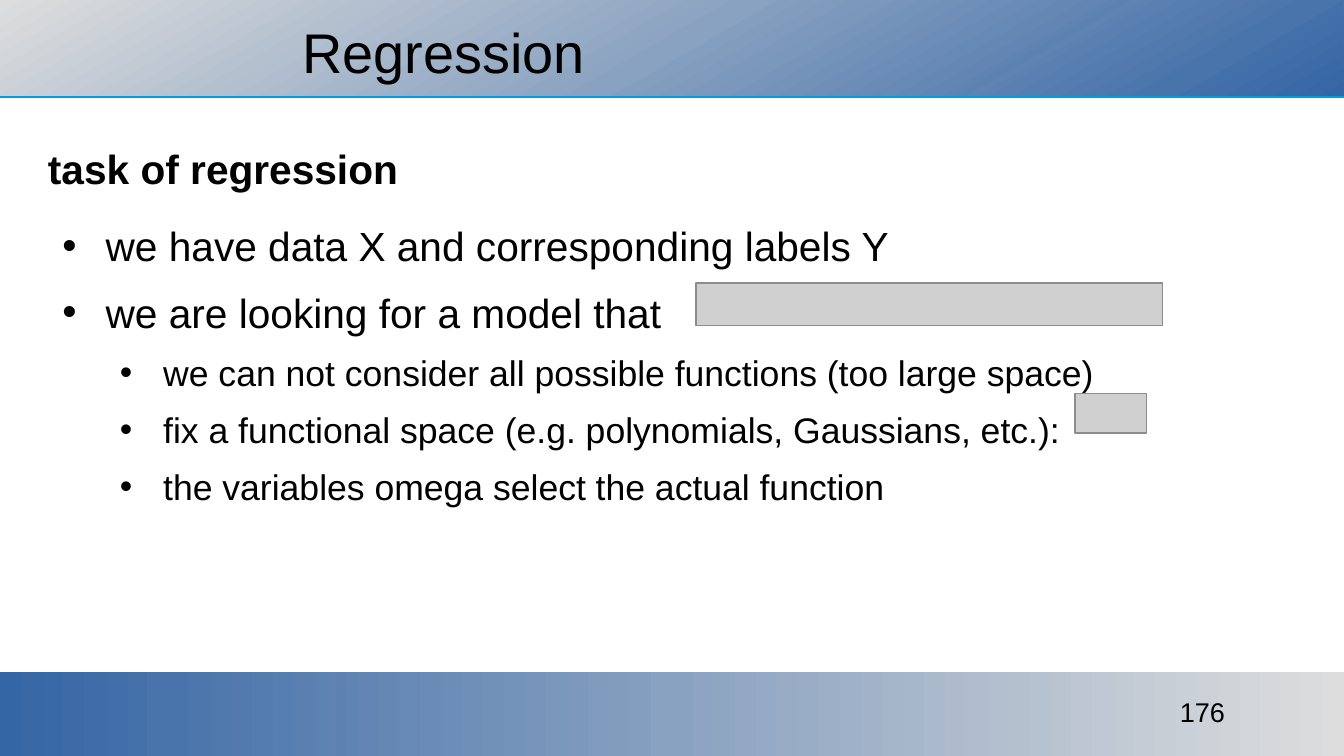
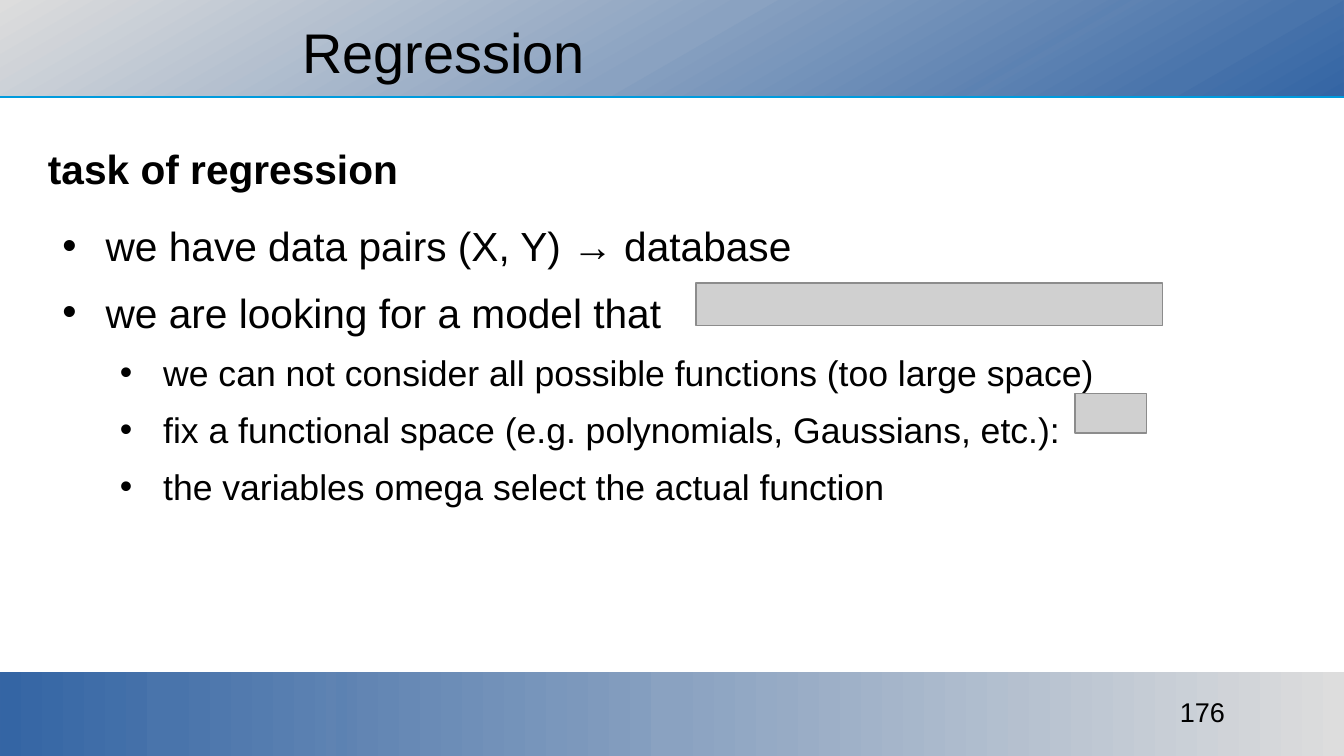
Before and after one commit to ajakovac/ML-in-Practice-I, a slide deck: slide 176 of ML in practice.odp. Drawn at 1344x756 pixels with LibreOffice and Linux fonts; fonts in the diff are those of the drawing; grey boxes stand for pictures; background and template pictures are left out. Boxes give left, top, right and bottom in pixels: in the first picture for what was removed or moved away, otherwise in the second. Text is boxed around its words. In the diff, an @@ line names an element or a change of style, - is before the commit and + after.

Commit message:
regression, probability methods

```diff
--- a/ML in practice.odp
+++ b/ML in practice.odp
@@ text at (x1=106, y1=231, x2=791, y2=269): text changed @@
-• we have data X and corresponding labels Y
+• we have data pairs (X, Y) → database
```
Also in this commit, not shown: 4 other slides changed, 48 slides added, 2 slides removed, 23 other files.
